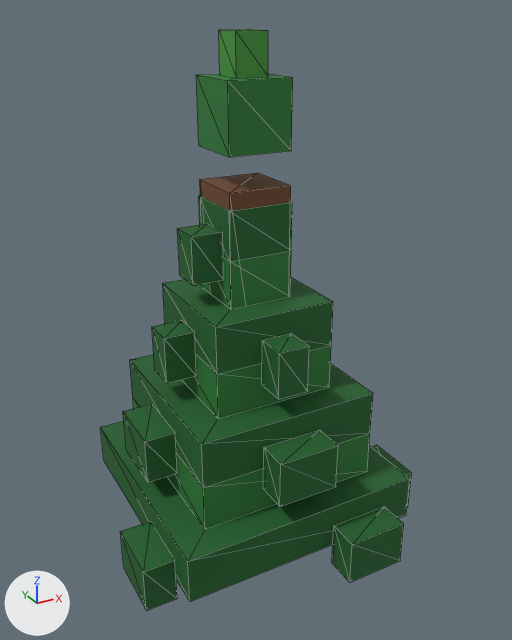
The glTF model roblox-island/exports/glb/PineTreeSmall.glb: old version first, new version second.
Before and after are seen from a camera (50 mm lens) standing at (-9.83, -18.58, 18.74) and looking at (0.38, -0.03, 9.46). The axes (+X, +Y, +Z) are drawn at lower left. The lights are the same throughout. The picture after the commit comes second. Mesh edges are drawn as thin lines. Vertices at exactly the same position are counted once.

The first picture shows 'PineTreeSmall'.
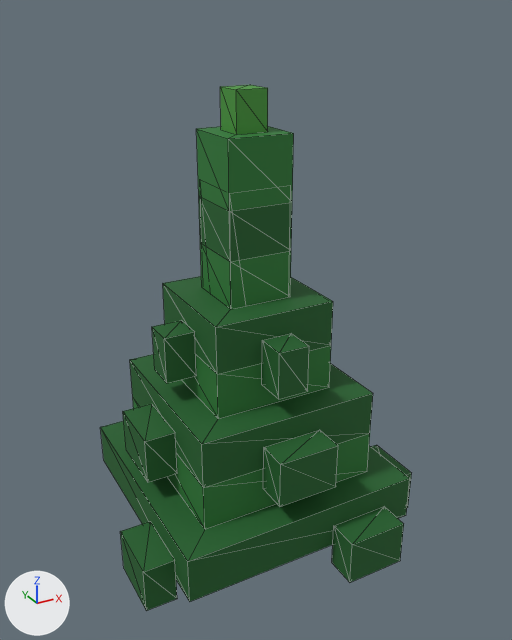
The change, as a list of edits to the scene's bpy script:
```text
Change me_pinetreesmall:
    used by ob_pinetreesmall; location = (0.0, 0.0, 0.0)
    remove me_pinetreesmall.from_pydata(...)  # 190 vertices, 294 faces; spans x -5.0..5.0, y -5.0..5.0, z 0.0..18.2
    add me_pinetreesmall.from_pydata(...)  # 176 vertices, 280 faces; spans x -5.0..5.0, y -5.0..5.0, z 0.0..16.7
    me_pinetreesmall part 1: the loose piece of 8 vertices spanning x -0.5..0.5, y -0.5..0.5, z 17.0..18.2 is deleted
    me_pinetreesmall part 2
    14 vertices are removed from x -2.0..1.0, y -1.0..1.0, z 11.2..17.0
    24 faces are deleted
    4 vertices in x -2.0..-1.0, y -0.5..0.5, z 12.8 move by (1.5, 0.0, 2.7)
    8 vertices are added at x -1.0..1.0, y -1.0..1.0, z 15.5..16.7
    22 new faces join them
    me_pinetreesmall part 3: 2 kept faces spanning x -0.5..0.5, y -0.5..0.5, z 15.5 get new texture (UV) coordinates
```

Location of each change, [x1, y1, x2, y2] in pixels of the pictures (512 x 640 px; the box of a moved part takes in the faces that stretch with it):
'PineTreeSmall', reshaped (10% shorter): before [100, 29, 412, 611]; after [100, 85, 412, 611]
part 1 of me_pinetreesmall, deleted (green): before [219, 29, 268, 78]
part 2 of me_pinetreesmall, moved or reshaped: before [178, 74, 293, 286]; after [196, 85, 294, 211]
part 3 of me_pinetreesmall, surface changed: before [178, 224, 220, 237]
